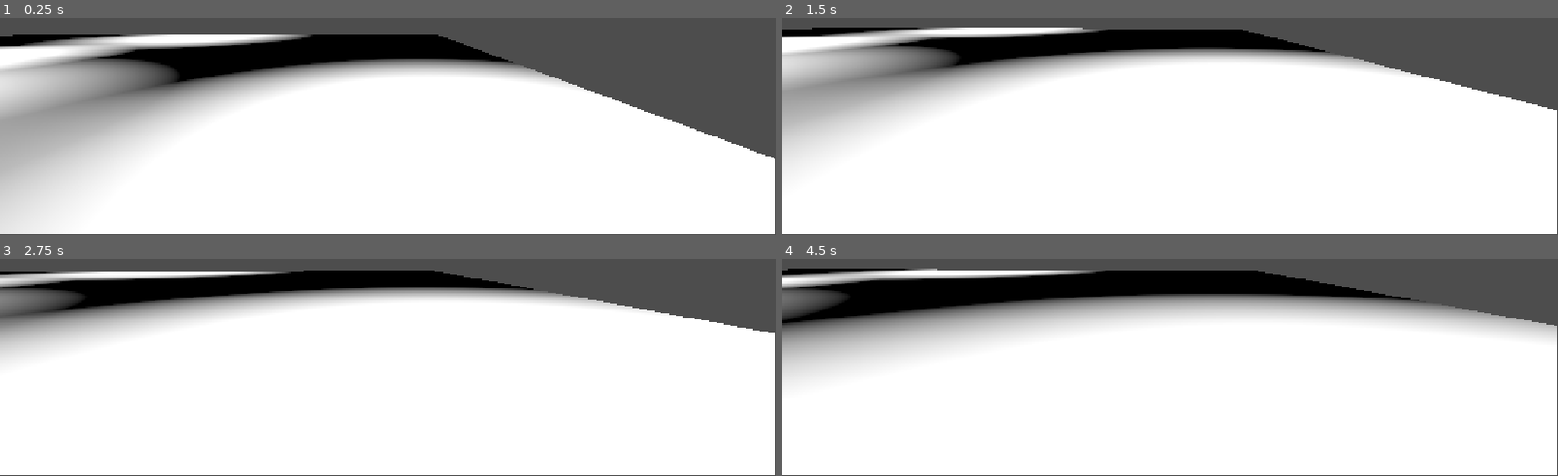
Above: before the commit, frames 1-4 (two rows, left to right).
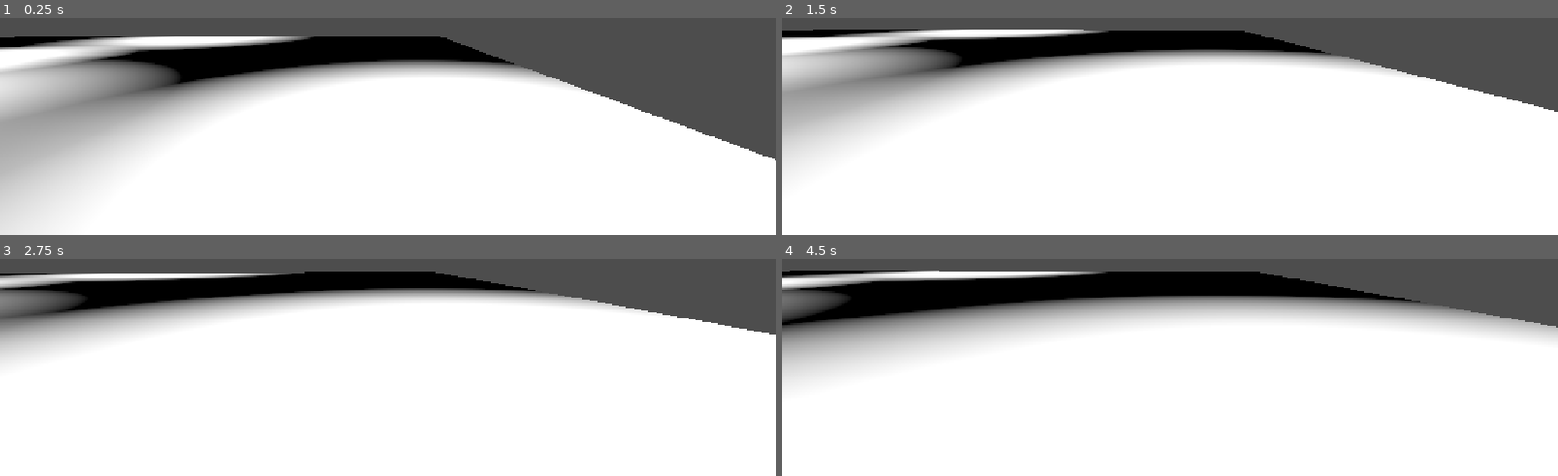
Above: after the commit, the same moments.

Repository: vrcdrafter/Snake-Run-2-
Game: Godot game, scene res://Scenes/experimetal_snake_ground_4V0.tscn
Two runs of this game, one before a commit and one after it. Both use one fixed random seed, a clock stepped at 60 frames per second and the inputs below. This scene is started directly instead of the project's main scene.
Inputs (mouse positions are in pixels of both pictures, inside the frame that each line leads up to):
- Up to frame 1 (0.25 s): no input
- Up to frame 2 (1.5 s): tap Enter (ui_accept) at 0.5, 0.77 s; move the mouse to (outside the picture) at 0.52 s; hold Up (ui_up) from 0.53 s (still down); tap Y (add_snake) at 0.6 s; move the mouse to (1131, 18) at 1.27 s; tap E at 1.35 s
- Up to frame 3 (2.75 s): keep holding Up (ui_up); tap Enter (ui_accept) at 1.52 s; move the mouse to (outside the picture) at 2.02 s; hold Q from 2.03 s (still down)
- Up to frame 4 (4.5 s): keep holding Up (ui_up); move the mouse to (1162, 265) at 2.77 s; release Q at 2.78 s; tap Shift at 2.85 s; tap Enter (ui_accept) at 3.02, 3.77 s; move the mouse to (1224, 263) at 3.52 s; tap Alt at 3.6 s; move the mouse to (outside the picture) at 4.27 s; tap Y (add_snake) at 4.35 s

The runs differ from the first frame. In frame 1, 3.1% of the frame differs, in the area x 0-100%, y 7-100%; in frame 2, 3.1%; in frame 3, 3.1%; in frame 4, 3.3%, in the area x 0-100%, y 4-100%.

Commit message:
added latest with colission detection zone

Diff:
--- a/snake_run_2/Scenes/experimetal_snake_ground_4V0.tscn
+++ b/snake_run_2/Scenes/experimetal_snake_ground_4V0.tscn
@@ -42,7 +42,7 @@
 editor_description = "keep update mode on default to skip frames"
 handle_input_locally = false
 gui_disable_input = true
-size = Vector2i(1152, 648)
+size = Vector2i(500, 648)
 render_target_update_mode = 4
 
 [node name="Node3D" type="Node3D" parent="SubViewportContainer/SubViewport"]
@@ -311,21 +311,37 @@
 grow_vertical = 2
 text = "game over play again ? "
 
-[node name="SubViewportContainer2" type="SubViewportContainer" parent="."]
-offset_left = -2.0
-offset_top = -2.0
-offset_right = 1150.0
-offset_bottom = 646.0
+[node name="spawn_point_1" type="Marker3D" parent="."]
+transform = Transform3D(1, 0, 0, 0, 1, 0, 0, 0, 1, 0, 11.1678, 14.5329)
+
+[node name="GridContainer" type="GridContainer" parent="."]
+anchors_preset = 15
+anchor_right = 1.0
+anchor_bottom = 1.0
+grow_horizontal = 2
+grow_vertical = 2
+size_flags_horizontal = 3
+size_flags_vertical = 3
+
+[node name="SubViewportContainer2" type="SubViewportContainer" parent="GridContainer"]
+layout_mode = 2
+size_flags_horizontal = 3
+size_flags_vertical = 3
+stretch = true
 script = ExtResource("3_tylgm")
 
-[node name="SubViewport" type="SubViewport" parent="SubViewportContainer2"]
+[node name="SubViewport" type="SubViewport" parent="GridContainer/SubViewportContainer2"]
 handle_input_locally = false
 size = Vector2i(1152, 648)
 render_target_update_mode = 4
 
-[node name="Player" parent="SubViewportContainer2/SubViewport" groups=["A", "anim_ensnare_1_001"] instance=ExtResource("3_w2vjh")]
+[node name="Player" parent="GridContainer/SubViewportContainer2/SubViewport" groups=["A", "anim_ensnare_1_001"] instance=ExtResource("3_w2vjh")]
 transform = Transform3D(1, 0, 0, 0, 1, 0, 0, 0, 1, 34.2316, 4.36125, -1.24877)
+
+[node name="AudioListener3D" parent="GridContainer/SubViewportContainer2/SubViewport/Player" index="2"]
+current = true
 
 [editable path="SubViewportContainer/SubViewport/Node3D/Snake"]
 [editable path="SubViewportContainer/SubViewport/Node3D/Snake/snake_hefty_animated_4"]
 [editable path="SubViewportContainer/SubViewport/Node3D/Snake/BoneAttachment3D/tounge_1"]
+[editable path="GridContainer/SubViewportContainer2/SubViewport/Player"]
--- a/snake_run_2/Scenes/snake4.1.tscn
+++ b/snake_run_2/Scenes/snake4.1.tscn
@@ -1,9 +1,13 @@
-[gd_scene load_steps=5 format=3 uid="uid://c1716s0ci3nkt"]
+[gd_scene load_steps=7 format=3 uid="uid://c1716s0ci3nkt"]
 
 [ext_resource type="PackedScene" uid="uid://dontdy6exyrji" path="res://level_data/snake_hefty_animated_4.glb" id="1_7ebwr"]
 [ext_resource type="Script" path="res://Scenes/snake_controller_4v1.gd" id="1_lyc1r"]
 [ext_resource type="PackedScene" uid="uid://bpclxwra286ec" path="res://level_data/tounge_1.glb" id="3_wl2qn"]
 [ext_resource type="Script" path="res://Scripts/tounge.gd" id="4_4llle"]
+[ext_resource type="Script" path="res://Scripts/snake_sight.gd" id="5_o881f"]
+
+[sub_resource type="BoxShape3D" id="BoxShape3D_ajh1n"]
+size = Vector3(2, 1, 5)
 
 [node name="Snake" type="Node3D"]
 script = ExtResource("1_lyc1r")
@@ -58,5 +62,15 @@
 [node name="AnimationPlayer" parent="BoneAttachment3D/tounge_1" index="1"]
 script = ExtResource("4_4llle")
 
+[node name="Area3D" type="Area3D" parent="BoneAttachment3D"]
+transform = Transform3D(1, 2.12876e-06, 3.06718e-07, -6.94289e-08, -0.110585, 0.993867, 2.14962e-06, -0.993867, -0.110585, 2.07254e-07, 0.529565, -0.0841033)
+script = ExtResource("5_o881f")
+
+[node name="CollisionShape3D" type="CollisionShape3D" parent="BoneAttachment3D/Area3D"]
+transform = Transform3D(1, -1.93267e-12, -4.68603e-12, 1.93268e-12, 1, 6.03488e-07, 4.68603e-12, -6.03488e-07, 1, 0, 0, 0)
+shape = SubResource("BoxShape3D_ajh1n")
+
+[connection signal="body_entered" from="BoneAttachment3D/Area3D" to="BoneAttachment3D/Area3D" method="_on_body_entered"]
+
 [editable path="snake_hefty_animated_4"]
 [editable path="BoneAttachment3D/tounge_1"]
--- a/snake_run_2/Scenes/snake_controller_4v1.gd
+++ b/snake_run_2/Scenes/snake_controller_4v1.gd
@@ -1,7 +1,7 @@
 extends Snake
 var ensnare_state :String = "path"
 var snake_state :String = "patrol"
-@onready var player :CharacterBody3D = get_node("../../../../SubViewportContainer2/SubViewport/Player")
+@onready var player :CharacterBody3D = get_node("../../../../GridContainer/SubViewportContainer2/SubViewport/Player")
 @onready var test_mesh :MeshInstance3D = get_node("../MeshInstance3D")
 var snake_target :Node3D = null
 
@@ -27,7 +27,7 @@
 
 
 func _ready() -> void:
-	snake_target = player
+
 
 	#initialize spine
 	initilaize_spine_bones()
@@ -52,6 +52,9 @@
 	all_animation_curves = _make_curve_from_animation(skel,false) # register animations if ther is any on the model
 
 	var make_timer :Timer = make_anim_timer()
+
+
+	#print(player_array)
 
 func _physics_process(delta: float) -> void:
 
@@ -191,7 +194,7 @@
 				"run_animation":
 					bone_overriding = false
 					skel.clear_bones_global_pose_override()
-					var junk :SubViewport = get_node("../../../../SubViewportContainer2/SubViewport")
+					var junk :SubViewport = get_node("../../../../GridContainer/SubViewportContainer2/SubViewport")
 					skip_frame -= 1
 					if skip_frame < 0:
 						junk.set_update_mode(4)
--- a/snake_run_2/Scripts/Player.gd
+++ b/snake_run_2/Scripts/Player.gd
@@ -180,8 +180,9 @@
 
 
 
-	var timer_handle :Timer = get_node("../../../SubViewportContainer/SubViewport/Node3D/Game_over_timer")
-	var game_over_button_handle :Button = get_node("../../../SubViewportContainer/SubViewport/Node3D/Control/Button")
+	var timer_handle :Timer = get_node("../../../../SubViewportContainer/SubViewport/Node3D/Game_over_timer")
+
+	var game_over_button_handle :Button = get_node("../../../../SubViewportContainer/SubViewport/Node3D/Control/Button")
 	var callable_mouse_button = Callable(self,"_on_button_button_down")
 	var callable_ensnare = Callable(self, "_on_snake_ensnared")
 	var timer_callable = Callable(self, "_on_game_over_timer_timeout")
--- a/snake_run_2/Scripts/detect_controller_script.gd
+++ b/snake_run_2/Scripts/detect_controller_script.gd
@@ -10,6 +10,9 @@
 	#start initial scene with one
 
 	Input.joy_connection_changed.connect(callable)
+
+	# make the grid columns 1 at statup
+	$GridContainer.columns = 1
 
 func _process(delta: float) -> void:
 
@@ -31,3 +34,17 @@
 func act_on_connection(_device, _connected):
 	print("hey you connected something, it was ",_device, " its plugged in ",_connected)
 	# if more controllerd added after scene started shift number +1
+	if _device == 1:
+		print("you have one controller")
+
+		spawn_player($spawn_point_1.global_position,1)
+
+
+func spawn_player(spawn_position :Vector3,num :int):
+	var new_player :SubViewportContainer = load("res://Scenes/player_spawn.tscn").instantiate()
+	new_player.name = "controller" + str(num)
+	$GridContainer.columns = 2
+	add_child(new_player)
+	var player_1_handle :CharacterBody3D = get_node(new_player.name + "/SubViewport/Player")
+	var sub_viewport_sizing :SubViewport = get_node(new_player.name + "/SubViewport")
+	player_1_handle.global_position = spawn_position
